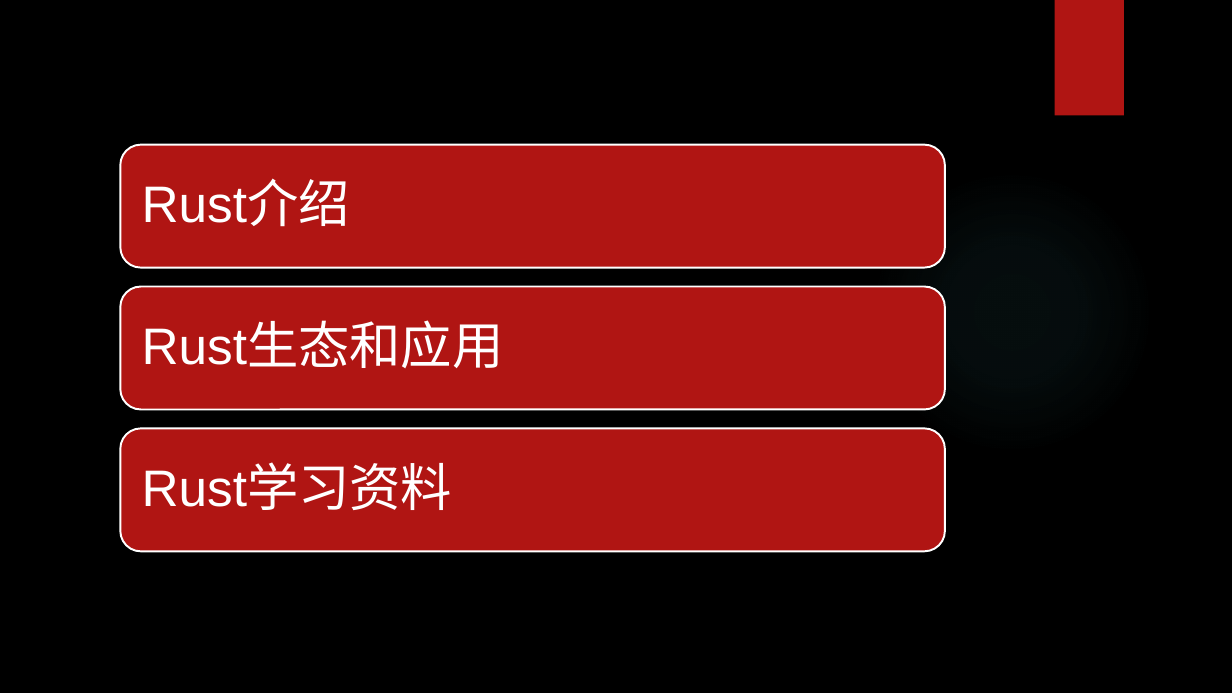
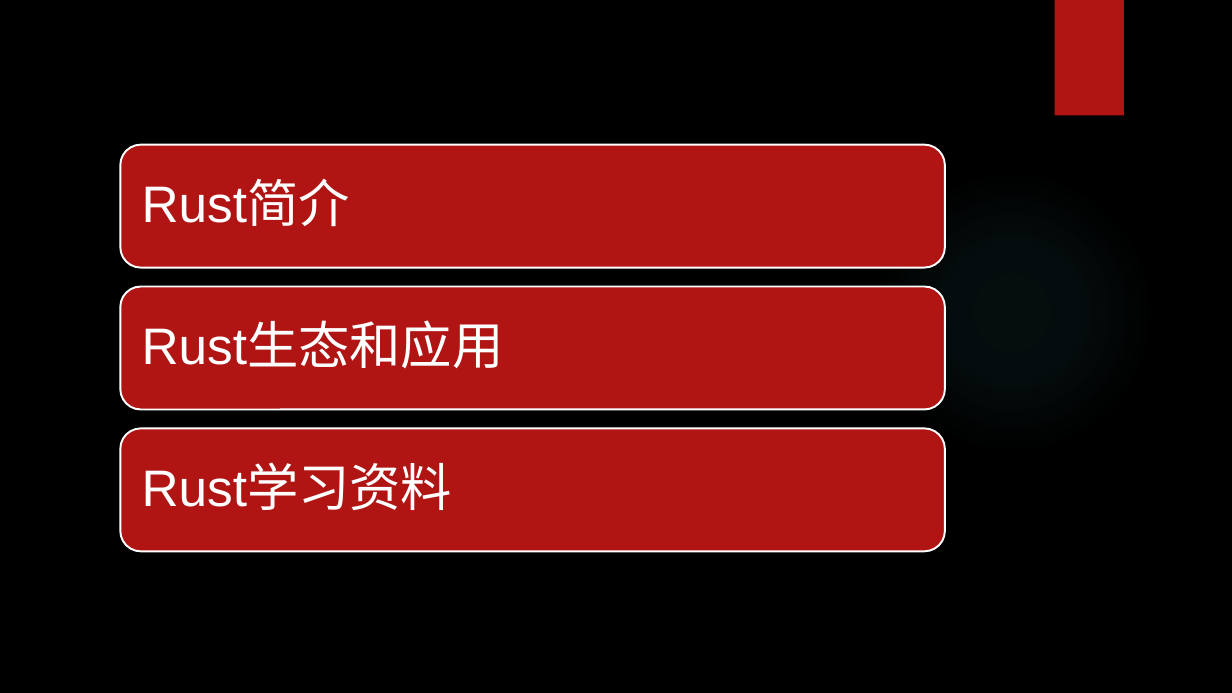
Before and after one commit to hengli-coder/rust_learning, a slide deck: slide 2 of Rust调研.pptx. Drawn at 1232x693 pixels with LibreOffice and Linux fonts; fonts in the diff are those of the drawing; background and template pictures are left out. Boxes give left, top, right and bottom in pixels: in the first picture for what was removed or moved away, otherwise in the second. Text is boxed around its words. In the diff, an @@ line names an element or a change of style, - is before the commit and + after.

Commit message:
add ppt

```diff
--- a/Rust调研.pptx
+++ b/Rust调研.pptx
@@ text at [142, 181, 350, 227]: text changed @@
-Rust介绍
+Rust简介
```
Also in this commit, not shown: 1 other slide changed, 12 slides added, 1 slide removed.
